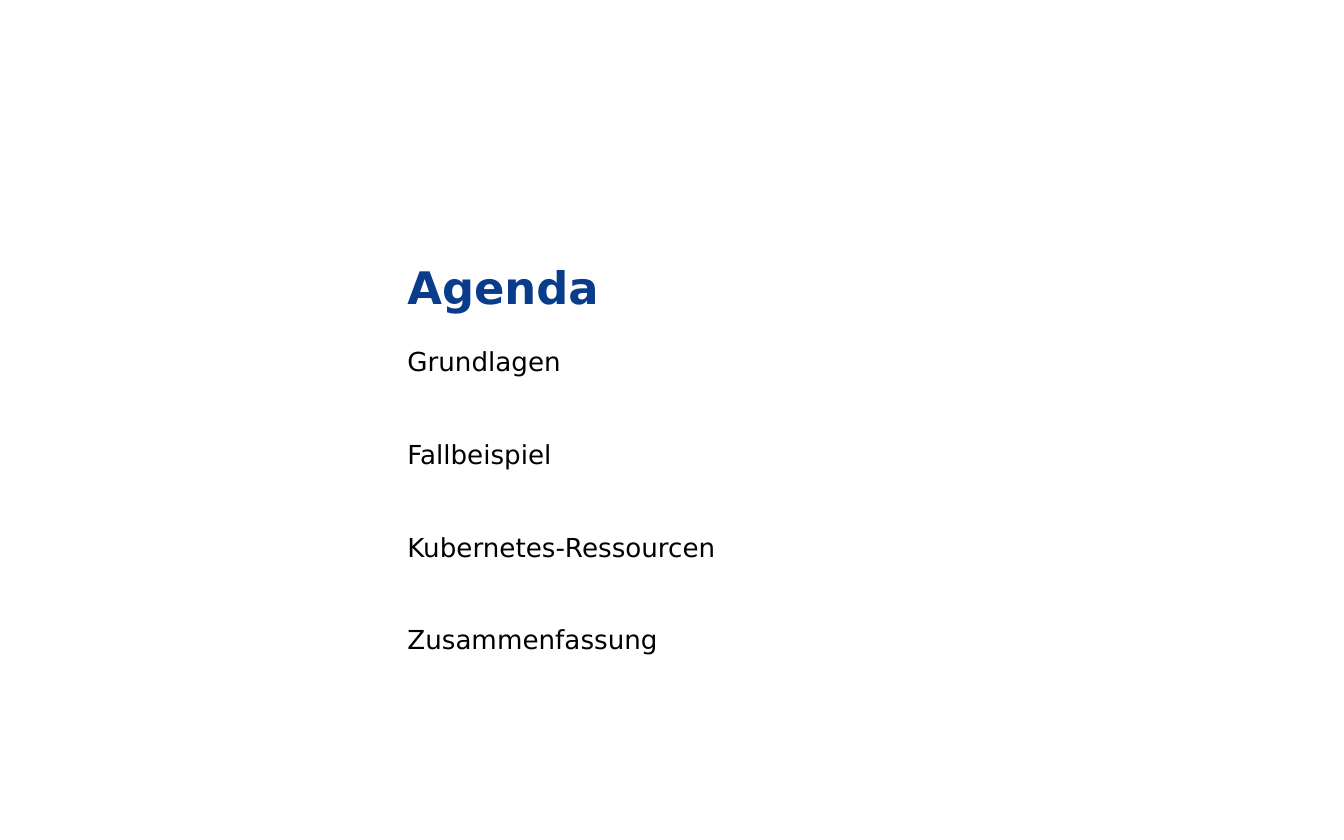
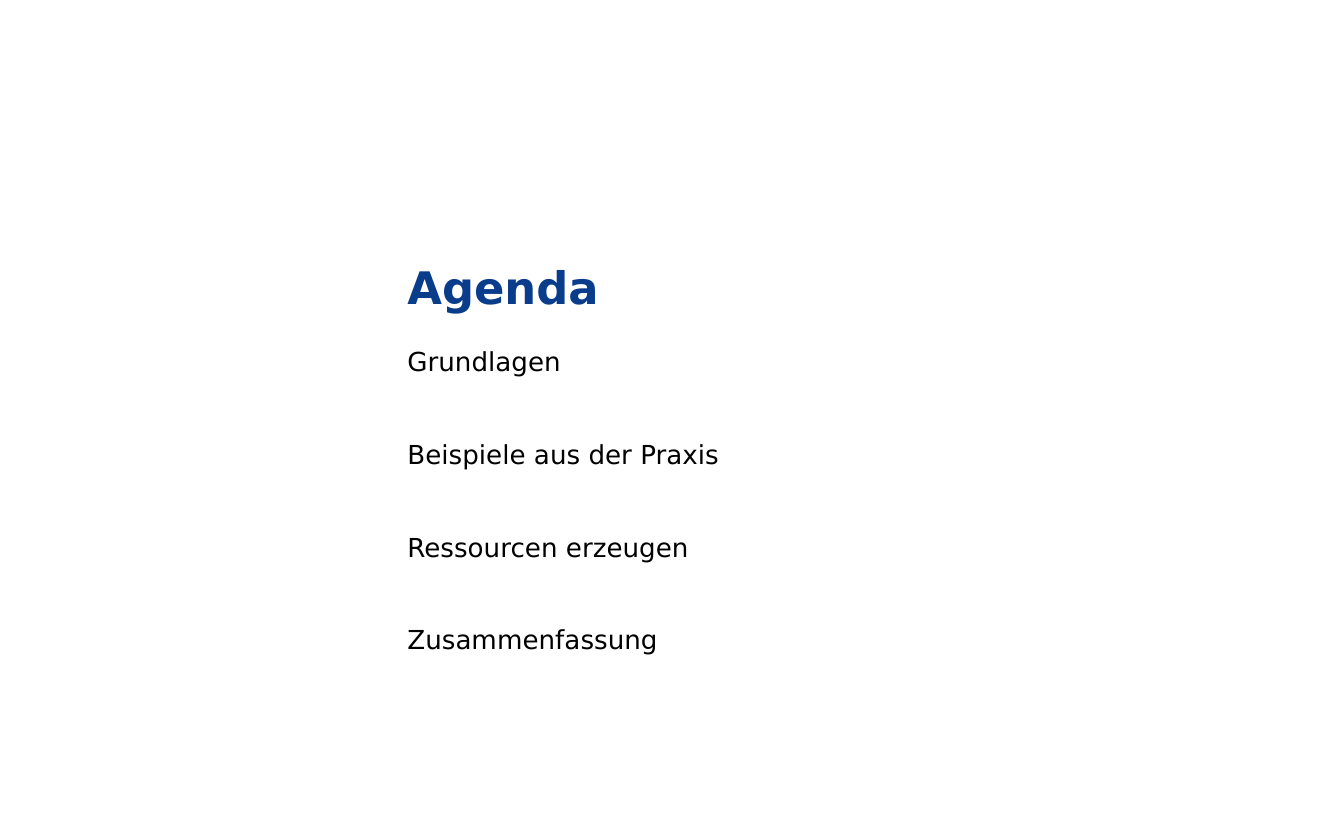
Before and after one commit to grothesk/deepshore-labs, a slide deck: slide 2 of 04-configmaps-und-secrets/deeptalk-04-fb.pptx. Drawn at 1344x840 pixels with LibreOffice and Linux fonts; fonts in the diff are those of the drawing; background and template pictures are left out. Boxes give left, top, right and bottom in pixels: in the first picture for what was removed or moved away, otherwise in the second. Text is boxed around its words. In the diff, an @@ line names an element or a change of style, - is before the commit and + after.

```diff
--- a/04-configmaps-und-secrets/deeptalk-04-fb.pptx
+++ b/04-configmaps-und-secrets/deeptalk-04-fb.pptx
@@ text at (407,444,718,562): text changed @@
-Fallbeispiel
-Kubernetes-Ressourcen
+Beispiele aus der Praxis
+Ressourcen erzeugen
```
Also in this commit, not shown: 7 other slides changed, 11 slides added, 1 slide removed, 5 other files.
